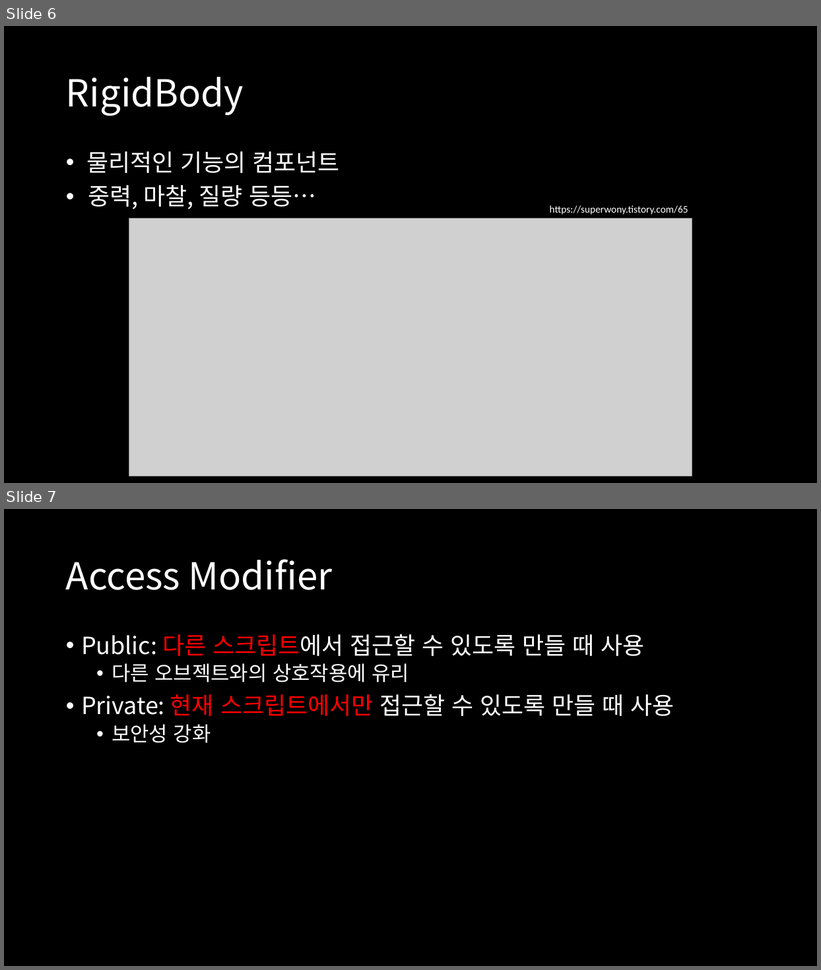
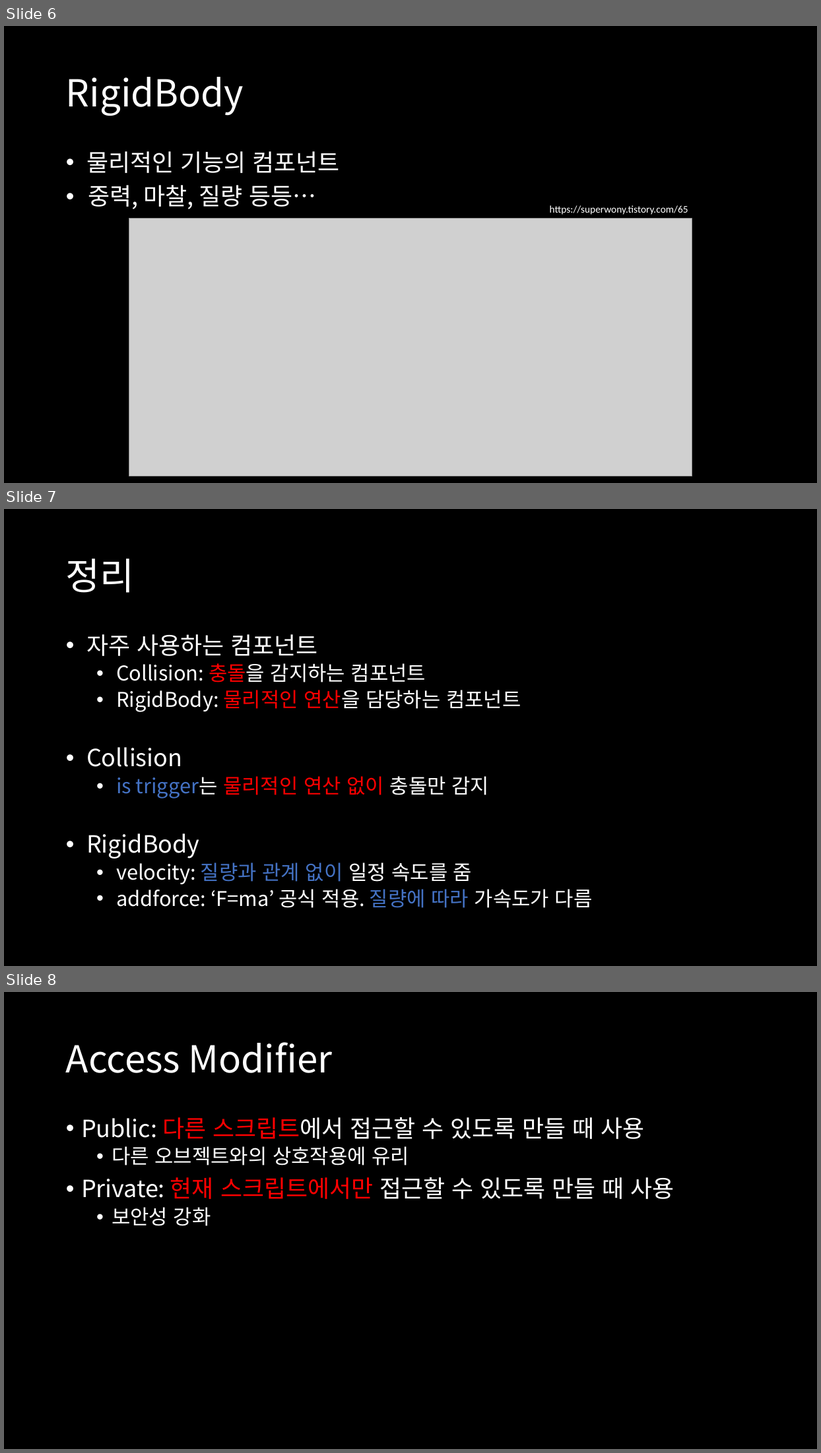
Before and after one commit to gagip/Unity-Basic-Study, a slide deck: ppt/03_Useful Component.pptx. Shown one above the other, each under a label of ours: slides 6 and 7 before the commit, slides 6, 7 and 8 after it. The pictures are 821x970 and 821x1453 pixels, drawn with LibreOffice and Linux fonts; fonts in the diff are those of the drawing; grey boxes stand for pictures. Boxes give left, top, right and bottom in pixels: in the first picture for what was removed or moved away, otherwise in the second. Text is boxed around its words. In the diff, an @@ line names an element or a change of style, - is before the commit and + after.

```diff
--- a/ppt/03_Useful Component.pptx
+++ b/ppt/03_Useful Component.pptx
@@ slide 7 added at box(4, 509, 817, 966), background #000000 @@
@@ title added at box(66, 559, 135, 593), 44 pt, text #FFFFFF @@
+정리
@@ text added at box(86, 634, 593, 908), 24 pt, text #FFFFFF @@
+• 자주 사용하는 컴포넌트
+  • Collision: 충돌을 감지하는 컴포넌트
+  • RigidBody: 물리적인 연산을 담당하는 컴포넌트
+• Collision
+  • is trigger는 물리적인 연산 없이 충돌만 감지
+• RigidBody
+  • velocity: 질량과 관계 없이 일정 속도를 줌
+  • addforce: ‘F=ma’ 공식 적용. 질량에 따라 가속도가 다름
@@ what was slide 7 is now slide 8 @@
```
Also in this commit, not shown: 1 slide changed, 2 other slides added, 1 slide removed, 1 other file.
